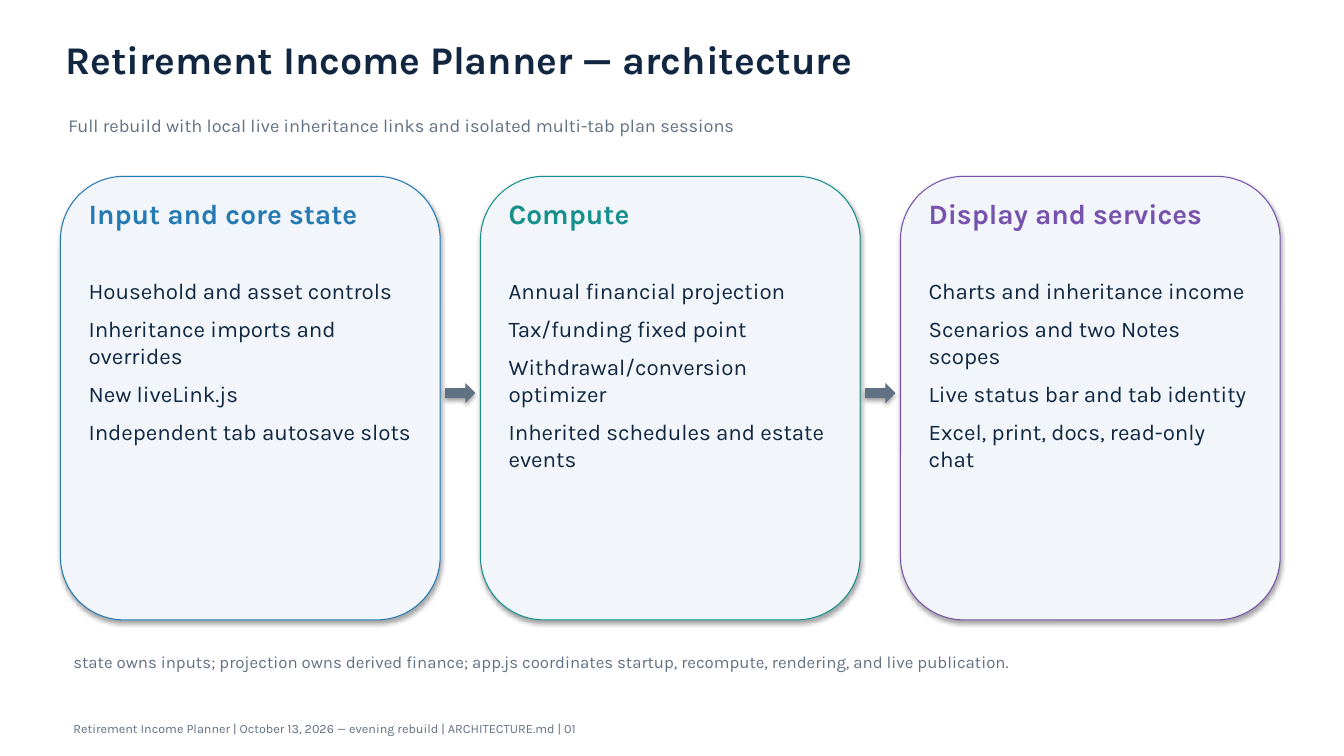
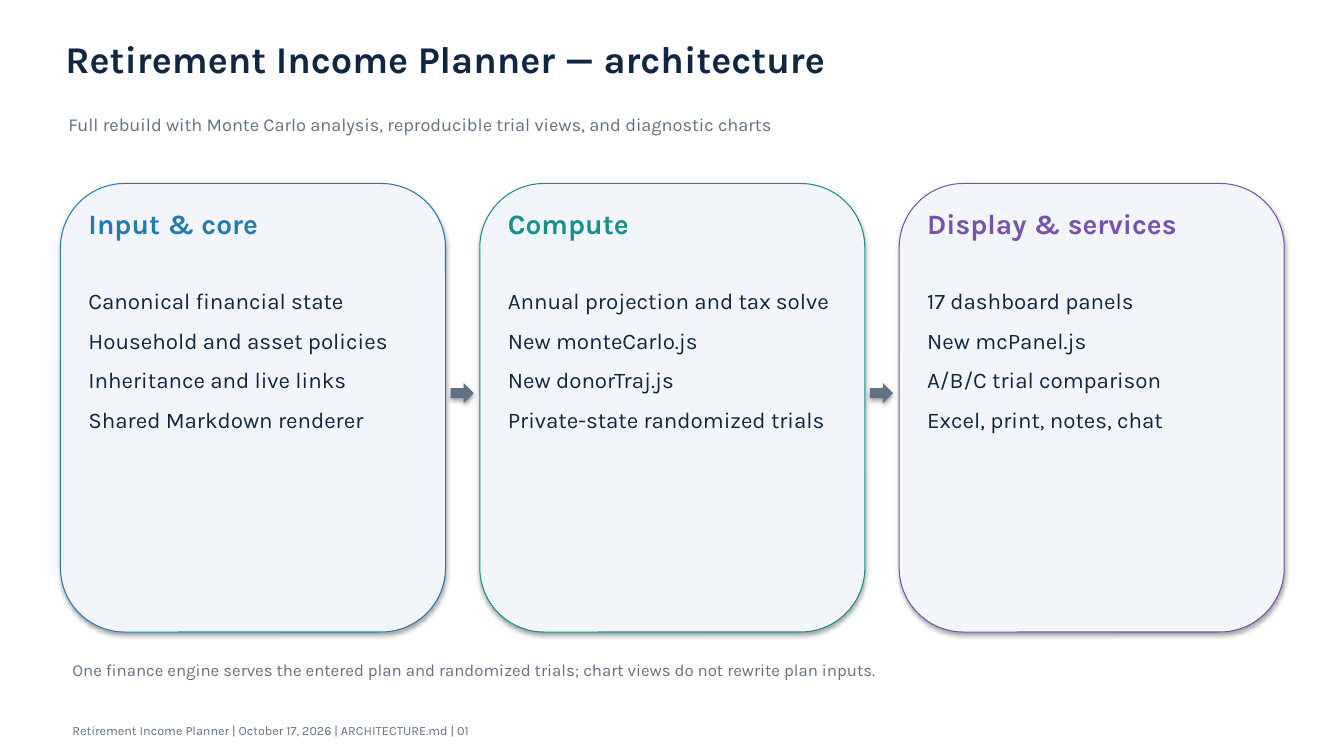
Before and after one commit to howardc64/retirefin, a slide deck: slide 1 of docs/retirement_income_planner_architecture.pptx. Drawn at 1344x756 pixels with LibreOffice and Linux fonts; fonts in the diff are those of the drawing. Boxes give left, top, right and bottom in pixels: in the first picture for what was removed or moved away, otherwise in the second. Text is boxed around its words. In the diff, an @@ line names an element or a change of style, - is before the commit and + after.

Commit message:
ChangeLog 263-281
Add Monte Carlo analysis

```diff
--- a/docs/retirement_income_planner_architecture.pptx
+++ b/docs/retirement_income_planner_architecture.pptx
@@ text "Retirement Income Planner — architecture" at bbox=[65, 46, 825, 74]: size 28 to 27 pt; more space between paragraphs @@
@@ text at bbox=[68, 118, 771, 136]: text changed @@
-Full rebuild with local live inheritance links and isolated multi-tab plan sessions
+Full rebuild with Monte Carlo analysis, reproducible trial views, and diagnostic charts
@@ rounded rectangle: place and size @@
-rounded rectangle at bbox=[60, 176, 441, 620]
+rounded rectangle at bbox=[60, 184, 446, 632]
@@ rounded rectangle: place and size @@
-rounded rectangle at bbox=[481, 176, 861, 620]
+rounded rectangle at bbox=[480, 184, 865, 632]
@@ text "Compute": place and size @@
-text "Compute" at bbox=[509, 205, 630, 231]
+text "Compute" at bbox=[508, 215, 629, 241]
@@ text "Compute" at bbox=[508, 215, 629, 241]: more space between paragraphs @@
@@ rounded rectangle: place and size @@
-rounded rectangle at bbox=[900, 176, 1280, 620]
+rounded rectangle at bbox=[899, 184, 1285, 632]
@@ text at bbox=[88, 216, 258, 241]: text changed @@
-Input and core state
+Input & core
@@ text at bbox=[927, 214, 1177, 241]: text changed @@
-Display and services
+Display & services
@@ text at bbox=[88, 293, 388, 429]: text changed @@
-Household and asset controls
-Inheritance imports and overrides
-New liveLink.js
-Independent tab autosave slots
+Canonical financial state
+Household and asset policies
+Inheritance and live links
+Shared Markdown renderer
@@ text at bbox=[508, 293, 829, 429]: text changed @@
-Annual financial projection
-Tax/funding fixed point
-Withdrawal/conversion optimizer
-Inherited schedules and estate events
+Annual projection and tax solve
+New monteCarlo.js
+New donorTraj.js
+Private-state randomized trials
@@ text at bbox=[927, 293, 1163, 434]: text changed @@
-Charts and inheritance income
-Scenarios and two Notes scopes
-Live status bar and tab identity
-Excel, print, docs, read-only chat
+17 dashboard panels
+New mcPanel.js
+A/B/C trial comparison
+Excel, print, notes, chat
@@ right arrow: place and size @@
-right arrow at bbox=[446, 383, 476, 403]
+right arrow at bbox=[451, 383, 474, 403]
@@ right arrow: place and size @@
-right arrow at bbox=[865, 383, 895, 403]
+right arrow at bbox=[870, 383, 893, 403]
@@ text at bbox=[72, 664, 875, 680]: text changed @@
-state owns inputs; projection owns derived finance; app.js coordinates startup, recompute, rendering, and live publication.
+One finance engine serves the entered plan and randomized trials; chart views do not rewrite plan inputs.
@@ text at bbox=[72, 726, 469, 736]: text changed @@
-Retirement Income Planner | October 13, 2026 — evening rebuild | ARCHITECTURE.md | 01
+Retirement Income Planner | October 17, 2026 | ARCHITECTURE.md | 01
```
Also in this commit, not shown: 2 other slides changed, 15 slides added, 12 slides removed, 37 other files.
